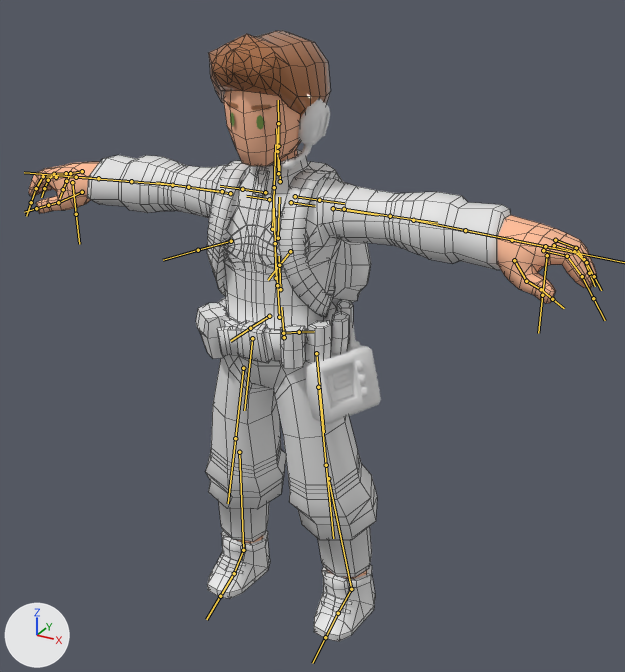
Two versions of the FBX model Assets/Art/Models/Entities/Humanoids/Human/HumanTemporary.fbx, one commit apart.
One viewpoint serves both versions: a camera (50 mm lens) standing at (1.058, -1.784, 1.741) and looking at (0.102, -0.046, 0.872). Every picture has the same lights, and +X, +Y and +Z are marked at lower left. The bones that bend it are drawn over the model as lines. Mesh edges are drawn as thin lines on the coarser meshes.

In view in the first picture: '00 Body - Human COMPLETE', '03 Hair - Fry', 'Jumpsuit - Grey', 'Misc - Backpack', 'Misc - Headset', 'Misc - PDA', 'Misc - Tool Belt', 'Shoes - Sneakers'.
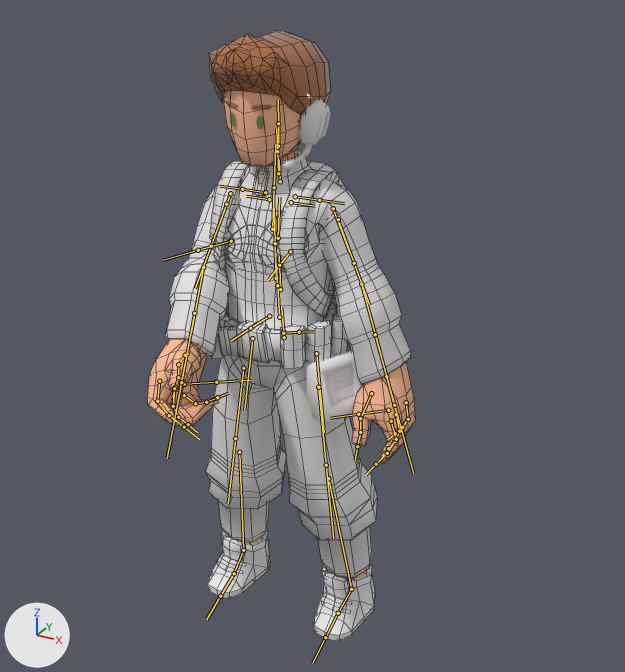
The newer file adds an action. The first version stands in its rest pose; the second is drawn at frame 40 of the action 'HumanArmature|ItemHitLow'.

Location of each change, [x1, y1, x2, y2] in pixels of the pictures (625 x 672 px):
'Jumpsuit - Grey', posed (42% narrower): before [87, 150, 511, 577]; after [165, 150, 411, 577]
'00 Body - Human COMPLETE', posed (53% narrower): before [29, 91, 597, 579]; after [147, 91, 416, 579]
'Misc - Backpack', posed: before [207, 160, 371, 317]; after [210, 161, 346, 317]
bone 'upper_arm_r', root to tip: before (230, 193) to (196, 188); after (230, 193) to (215, 235)
bone 'forearm_r', root to tip: before (172, 185) to (115, 180); after (203, 267) to (191, 333)
bone 'c_ring1_r', root to tip: before (82, 171) to (70, 173); after (184, 395) to (195, 403)
bone 'upper_arm_l', root to tip: before (333, 208) to (378, 215); after (333, 208) to (349, 252)
bone 'c_middle1_l', root to tip: before (554, 245) to (574, 251); after (396, 414) to (399, 431)

Patch to the scene script:
```diff
--- a/Assets/Art/Models/Entities/Humanoids/Human/HumanTemporary.fbx.py
+++ b/Assets/Art/Models/Entities/Humanoids/Human/HumanTemporary.fbx.py
@@ bone_upper_arm_r @@
 bone_upper_arm_r = bpy.data.objects['HumanArmature'].pose.bones['upper_arm_r']  # child of 'shoulder_r'
-bone_upper_arm_r.rotation_quaternion = (1.0, 0.0, 0.0, 0.0)  # degrees (0, 0, 0)
+bone_upper_arm_r.rotation_quaternion = (0.609, 0.653, -0.38, 0.243)  # degrees (103, -51, -19)
@@ bone_forearm_r @@
 bone_forearm_r = bpy.data.objects['HumanArmature'].pose.bones['forearm_r']  # child of 'upper_arm_r'
-bone_forearm_r.rotation_quaternion = (1.0, 0.0, 0.0, 0.0)  # degrees (0, 0, 0)
+bone_forearm_r.rotation_quaternion = (0.651, 0.13, 0.747, -0.028)  # degrees (-40, 101, -53)
@@ bone_c_ring1_r @@
 bone_c_ring1_r = bpy.data.objects['HumanArmature'].pose.bones['c_ring1_r']  # child of 'hand_r'
-bone_c_ring1_r.location = (0.0, 0.0, 0.0)
-bone_c_ring1_r.rotation_quaternion = (1.0, 0.0, 0.0, 0.0)  # degrees (0, 0, 0)
+bone_c_ring1_r.location = (0.0, 0.008, 0.009)
+bone_c_ring1_r.rotation_quaternion = (0.916, -0.387, -0.044, 0.1)  # degrees (-46, 0, 13)
@@ bone_upper_arm_l @@
 bone_upper_arm_l = bpy.data.objects['HumanArmature'].pose.bones['upper_arm_l']  # child of 'shoulder_l'
-bone_upper_arm_l.rotation_quaternion = (1.0, 0.0, 0.0, 0.0)  # degrees (0, 0, 0)
+bone_upper_arm_l.rotation_quaternion = (0.831, 0.021, 0.056, -0.553)  # degrees (-2, 7, -67)
@@ bone_c_middle1_l @@
 bone_c_middle1_l = bpy.data.objects['HumanArmature'].pose.bones['c_middle1_l']  # child of 'hand_l'
-bone_c_middle1_l.location = (0.0, 0.0, 0.0)
+bone_c_middle1_l.location = (0.001, -0.001, -0.006)
```
